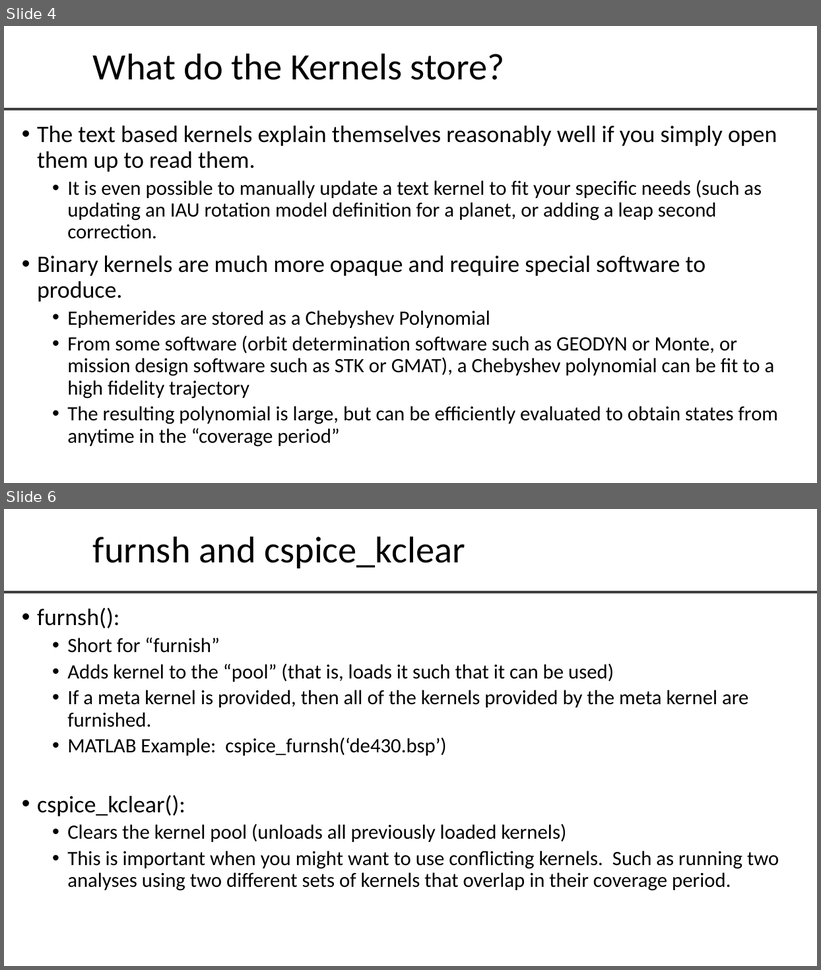
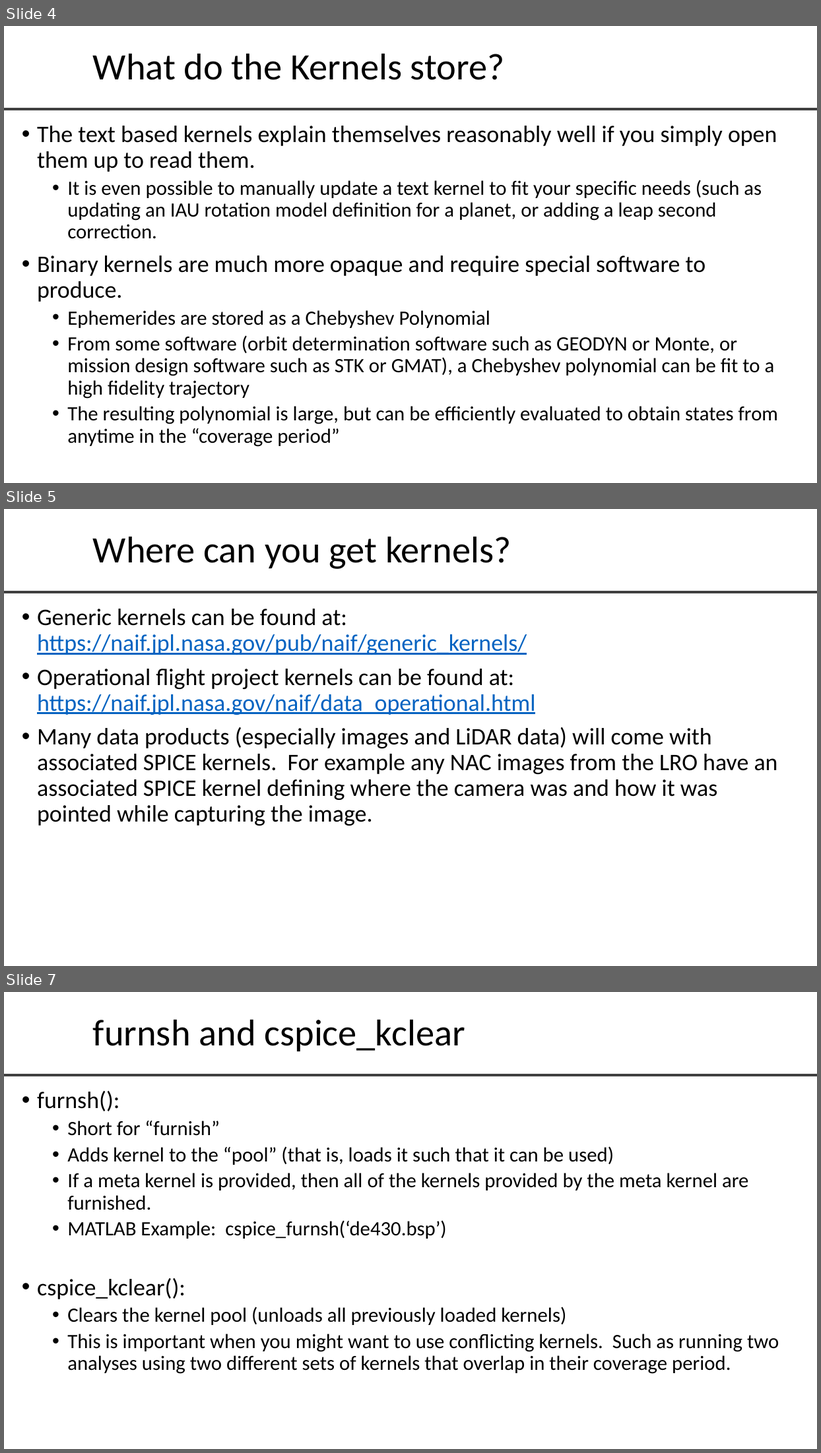
Before and after one commit to crgnam/SPICE-Tutorial, a slide deck: spice_overview.pptx. Shown one above the other, each under a label of ours: slides 4 and 6 before the commit, slides 4, 5 and 7 after it; the slides between them are not shown. The pictures are 821x970 and 821x1453 pixels, drawn with LibreOffice and Linux fonts; fonts in the diff are those of the drawing; background and template pictures are left out. Boxes give left, top, right and bottom in pixels: in the first picture for what was removed or moved away, otherwise in the second. Text is boxed around its words. In the diff, an @@ line names an element or a change of style, - is before the commit and + after.

Commit message:
updated slides

```diff
--- a/spice_overview.pptx
+++ b/spice_overview.pptx
@@ slide 5 added at (4,509,817,966), background #FFFFFF; not listed: 1 template element that a slide beside it also shows @@
@@ title added at (93,536,511,569), 44 pt, text #000000 @@
+Where can you get kernels?
@@ text added at (37,609,778,826), 28 pt, text #000000 @@
+• Generic kernels can be found at: https://naif.jpl.nasa.gov/pub/naif/generic_kernels/
+• Operational flight project kernels can be found at: https://naif.jpl.nasa.gov/naif/data_operational.html
+• Many data products (especially images and LiDAR data) will come with associated SPICE kernels. For example any NAC images from the LRO have an associated SPICE kernel defining where the camera was and how it was pointed while capturing the image.
@@ what was slide 6 is now slide 7 @@
```
Also in this commit, not shown: 1 slide changed.
